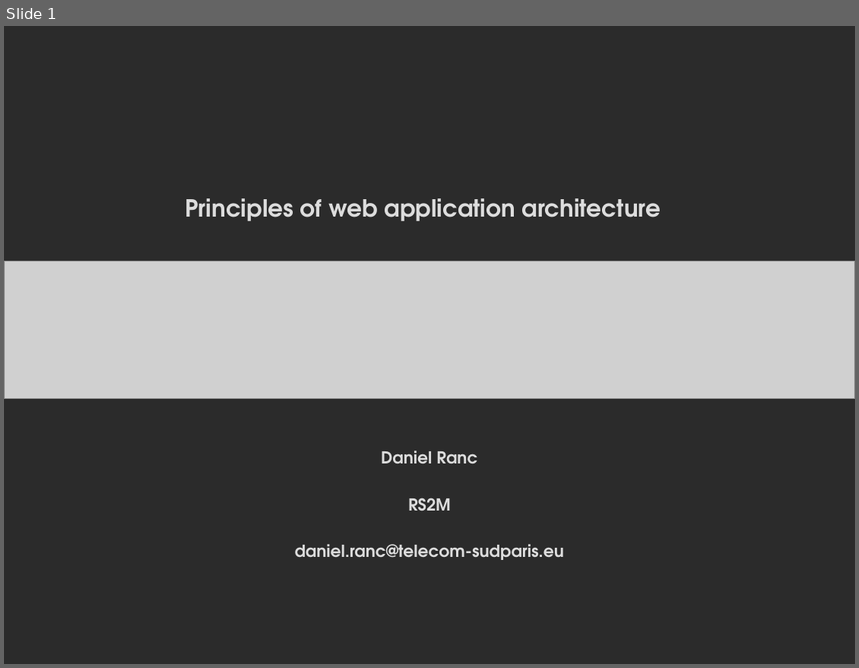
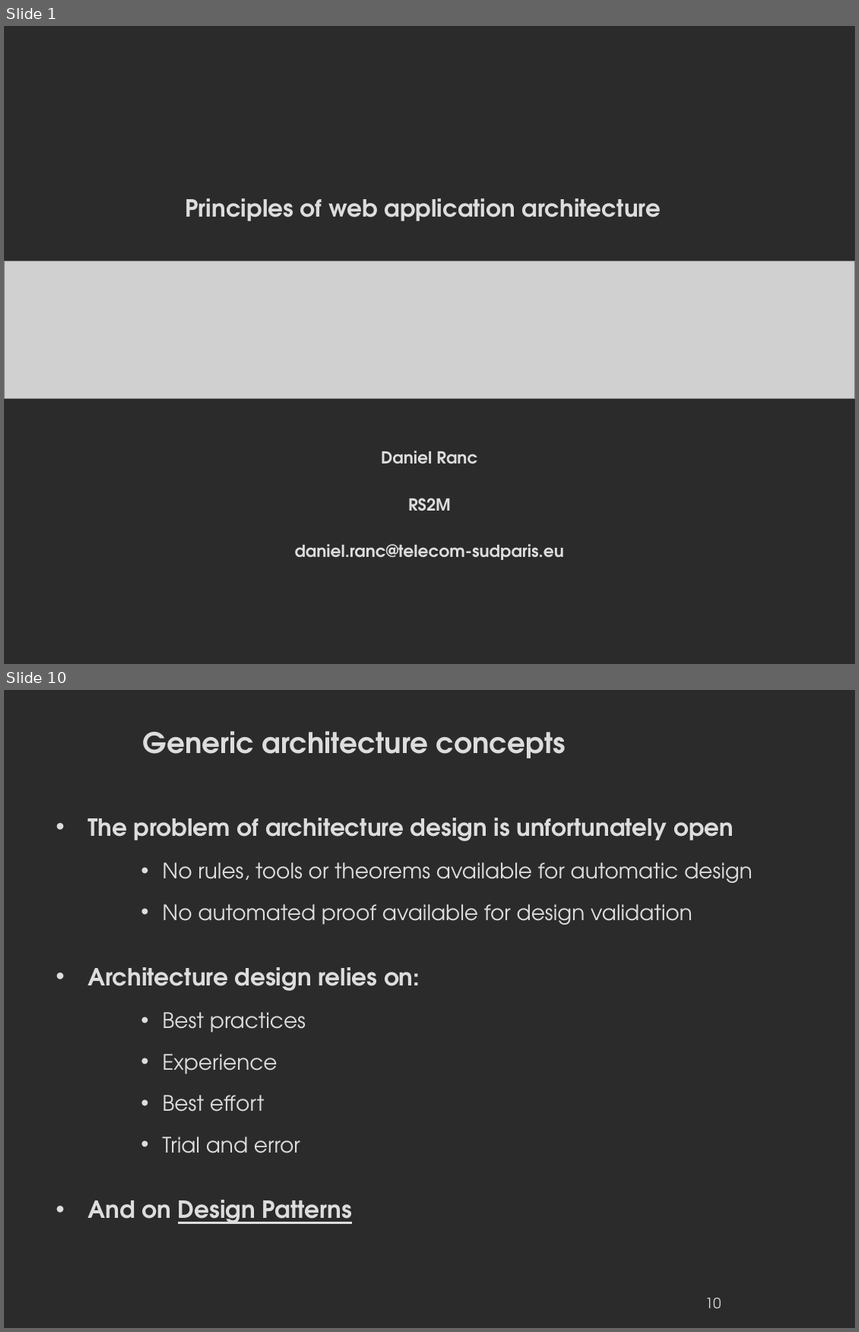
Before and after one commit to danielausparis/arch, a slide deck: archi-web.odp. Shown one above the other, each under a label of ours: slide 1 before the commit, slides 1 and 10 after it; the slides between them are not shown. The pictures are 859x668 and 859x1332 pixels, drawn with LibreOffice and Linux fonts; fonts in the diff are those of the drawing; grey boxes stand for pictures; background and template pictures are left out; a plain dark background stands for a picture behind light text. Boxes give left, top, right and bottom in pixels: in the first picture for what was removed or moved away, otherwise in the second. Text is boxed around its words. In the diff, an @@ line names an element or a change of style, - is before the commit and + after.

```diff
--- a/archi-web.odp
+++ b/archi-web.odp
@@ slide 10 added at box(4, 690, 855, 1328), background picture (left out) @@
@@ title added at box(143, 731, 566, 758), 24 pt, text #DDDDDD, bold @@
+Generic architecture concepts
@@ text added at box(88, 818, 753, 1224), 18 pt, text #DDDDDD @@
+• The problem of architecture design is unfortunately open
+    • No rules, tools or theorems available for automatic design
+    • No automated proof available for design validation
+• Architecture design relies on:
+    • Best practices
+    • Experience
+    • Best effort
+    • Trial and error
+• And on Design Patterns
@@ page number added at box(705, 1298, 721, 1309), 12 pt, text #DDDDDD @@
+10
```
Also in this commit, not shown: 1 slide changed, 13 other slides added, 1 slide removed.
